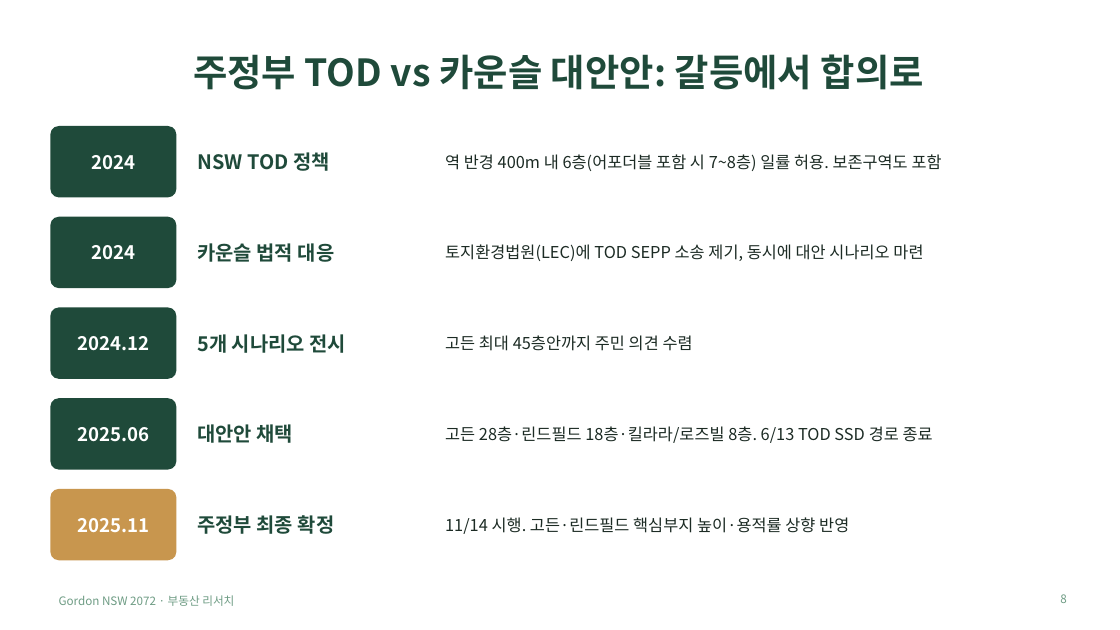
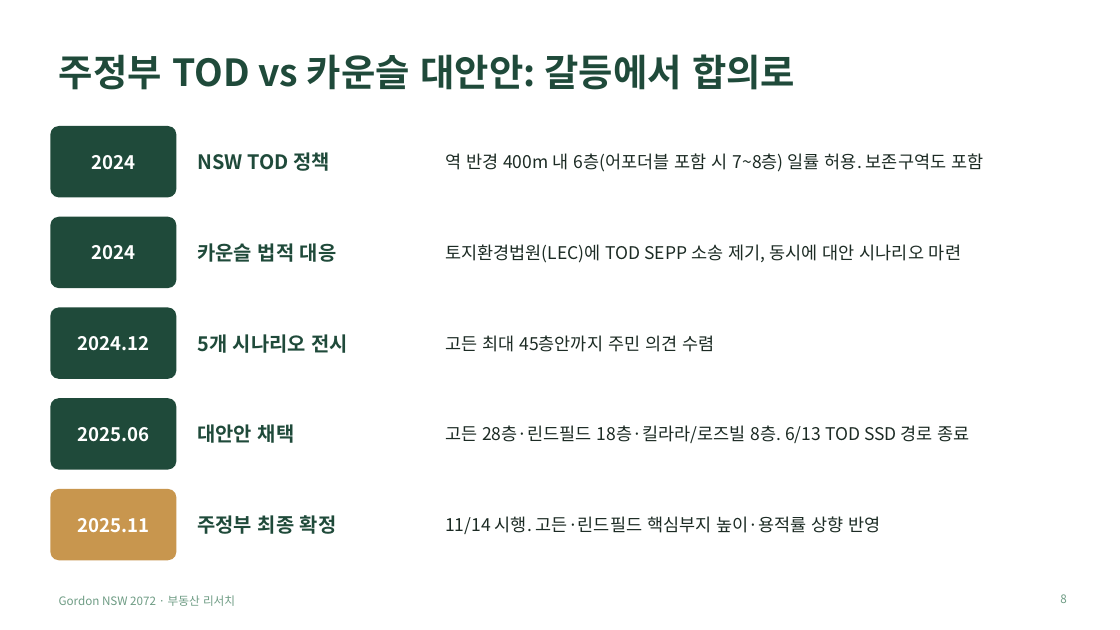
Before and after one commit to dlekrud105-cell/Mia, a slide deck: slide 8 of gordon/Gordon_부동산_분석.pptx. Drawn at 1120x630 pixels with LibreOffice and Linux fonts; fonts in the diff are those of the drawing. Boxes give left, top, right and bottom in pixels: in the first picture for what was removed or moved away, otherwise in the second. Text is boxed around its words. In the diff, an @@ line names an element or a change of style, - is before the commit and + after.

```diff
--- a/gordon/Gordon_부동산_분석.pptx
+++ b/gordon/Gordon_부동산_분석.pptx
@@ title "주정부 TOD vs 카운슬 대안안: ..." at [59, 54, 795, 90]: alignment centre to left @@
@@ size 14 to 15 pt in 5 elements at [445, 153, 983, 172], [445, 244, 961, 263], [445, 335, 714, 352], [445, 425, 970, 443], [445, 516, 881, 534] @@
```
Also in this commit, not shown: 12 other slides changed, 2 other files.
